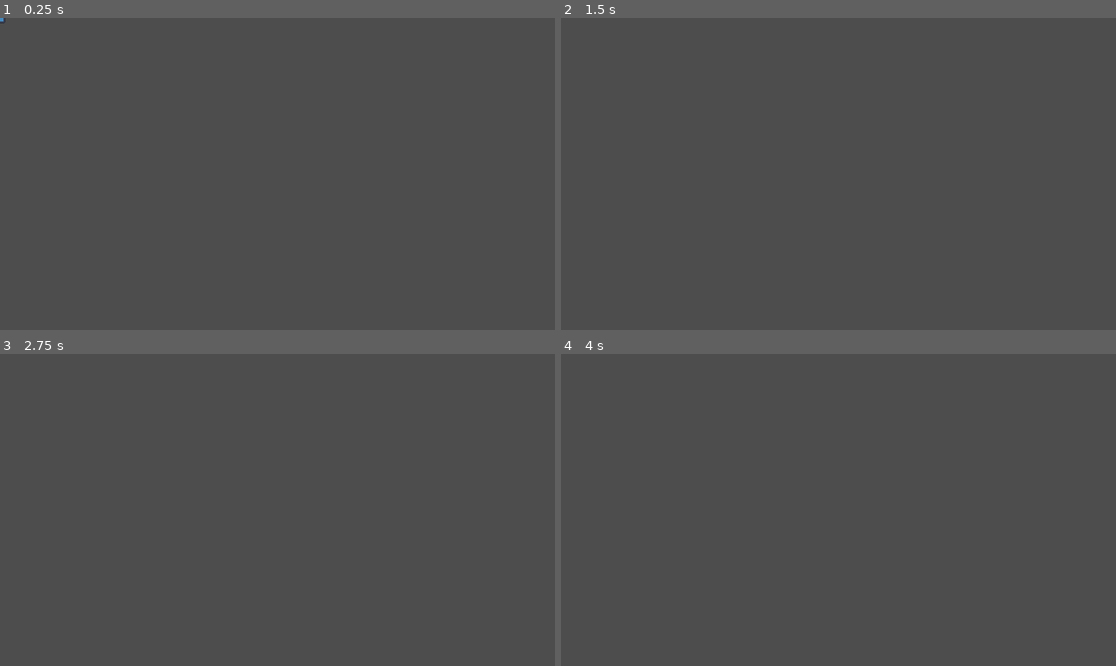
Above: before the commit, frames 1-4 (two rows, left to right).
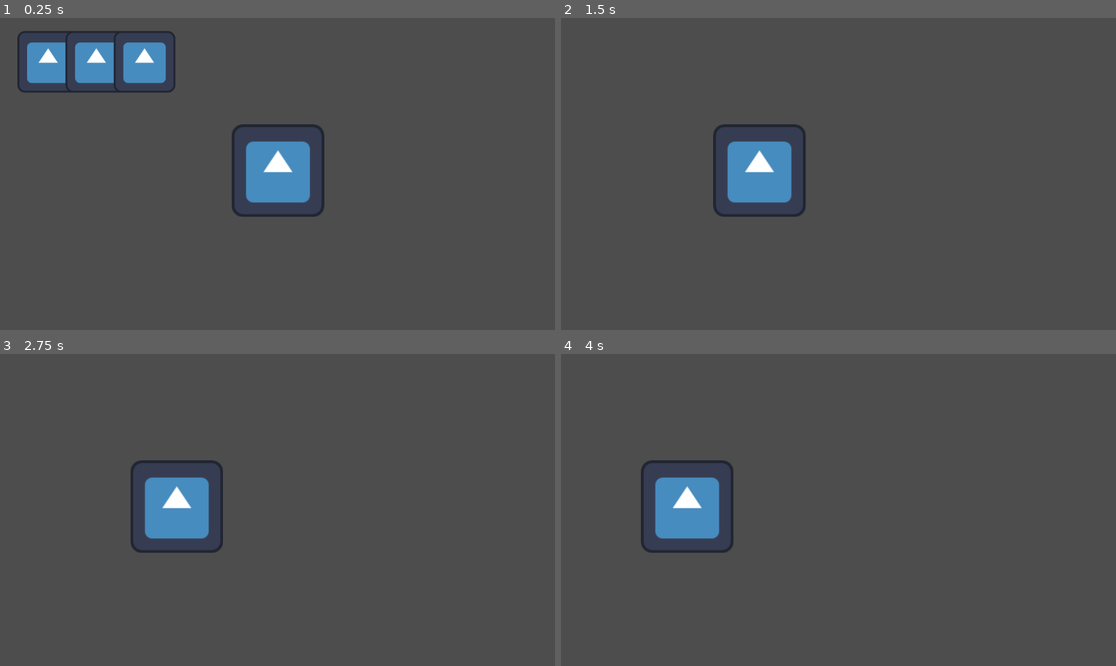
Above: after the commit, the same moments.

Repository: ButterM-40/BlitzWaveStudioGameJam70
Game: Godot game, scene res://TestingCode.tscn
Two runs of this game, one before a commit and one after it. Both use one fixed random seed, a clock stepped at 60 frames per second and the inputs below. Before the commit the project starts from res://player.tscn. The engine's default icon, where the game draws it, is replaced by a stand-in: a white triangle on a blue panel in a dark square.
Inputs:
- Up to frame 1 (0.25 s): no input
- Up to frame 2 (1.5 s): tap Enter at 0.5 s; hold A (Right) 0.53-1.28 s; tap W (Jump, bound only after the commit) at 0.6, 0.77, 1.07 s; tap Space (Jump, bound only before the commit) at 0.8, 1.35 s; hold D (Left) from 1.28 s (still down)
- Up to frame 3 (2.75 s): tap W (Jump, bound only after the commit) at 1.52, 1.55, 1.82, 2.1 s; release D (Left) at 2.03 s; hold A (Right) from 2.03 s (still down); tap Space (Jump, bound only before the commit) at 2.3 s
- Up to frame 4 (4 s): tap Space (Jump, bound only before the commit) at 2.85, 3.8 s; tap W (Jump, bound only after the commit) at 3.02, 3.05, 3.32, 3.6, 3.77 s; release A (Right) at 3.53 s; hold D (Left) from 3.53 s (still down)

The runs differ from the first frame. In frame 1, 6.4% of the frame differs, in the area x 0-59%, y 0-64%; in frame 2, 2.9%; in frame 3, 2.9%; in frame 4, 2.9%.

Commit message:
Adding UI System

Diff:
--- a/TestingCode.tscn
+++ b/TestingCode.tscn
@@ -1,15 +1,18 @@
-[gd_scene load_steps=2 format=3 uid="uid://qyrk2vehw0i5"]
+[gd_scene load_steps=3 format=3 uid="uid://qyrk2vehw0i5"]
 
 [ext_resource type="PackedScene" uid="uid://csgfoswkmgt1i" path="res://player.tscn" id="1_648b6"]
+[ext_resource type="PackedScene" uid="uid://dd6sd75s6hxi" path="res://UI Totem/ui_totem_switch.tscn" id="1_yypem"]
 
 [node name="Testing" type="Node2D"]
 
 [node name="Camera2D" type="Camera2D" parent="."]
 
+[node name="UI Totem Switch" parent="." instance=ExtResource("1_yypem")]
+
 [node name="---- Player ----" type="Node" parent="."]
 
+[node name="Player" parent="---- Player ----" instance=ExtResource("1_648b6")]
+position = Vector2(0.999992, -7)
+scale = Vector2(8.96, 8.96)
+
 [node name="Node2D" type="Node2D" parent="---- Player ----"]
-
-[node name="Player" parent="." instance=ExtResource("1_648b6")]
-position = Vector2(-42, -2)
-scale = Vector2(8.96, 8.96)
--- /dev/null
+++ b/UI Totem/TestSprite.tscn
@@ -0,0 +1,7 @@
+[gd_scene load_steps=2 format=3 uid="uid://bo0qhsdfvnsg1"]
+
+[ext_resource type="Texture2D" uid="uid://2mafoxdtsprp" path="res://icon.svg" id="1_7mxo6"]
+
+[node name="Sprite2D" type="Sprite2D"]
+position = Vector2(110, 91)
+texture = ExtResource("1_7mxo6")
--- /dev/null
+++ b/UI Totem/ui_totem_switch.gd
@@ -0,0 +1,42 @@
+extends CanvasLayer
+@export var scene_array: Array[PackedScene] = []
+var totem = preload("res://UI Totem/TestSprite.tscn")
+
+# Called when the node enters the scene tree for the first time.
+#Algorithm will only display the top 5 Totems
+
+func _ready():
+	if scene_array.size() > 0:
+		generate_sprites()
+
+func _process(delta):
+	removeCurrentTotem()
+	pass
+# Called every frame. 'delta' is the elapsed time since the previous frame.
+func returnCurrentTotem():
+	pass
+#This Function removed the first current Totem, and replaces it with the next.
+#If empty Display Nothing
+func removeCurrentTotem():
+	if Input.is_action_just_pressed("Jump"):
+		print("Pressed")
+		delete_all_children()
+		scene_array.remove_at(0)
+		print(scene_array.size())
+		if scene_array.size() > 0:
+			generate_sprites()
+	pass
+func generate_sprites():
+	for i in range(scene_array.size()):
+		var sprite = totem.instantiate()
+		sprite.position = Vector2((100 * i)+100, 91)
+		print(sprite.position)
+		add_child(sprite)
+func delete_all_children():
+
+	# Get an array of all child nodes
+	var children = get_children()
+
+	# Iterate through the array and queue each child for deletion
+	for child in children:
+		child.queue_free()
--- /dev/null
+++ b/UI Totem/ui_totem_switch.tscn
@@ -0,0 +1,8 @@
+[gd_scene load_steps=3 format=3 uid="uid://dd6sd75s6hxi"]
+
+[ext_resource type="Script" path="res://UI Totem/ui_totem_switch.gd" id="1_8e4ch"]
+[ext_resource type="PackedScene" uid="uid://bo0qhsdfvnsg1" path="res://UI Totem/TestSprite.tscn" id="2_jojhp"]
+
+[node name="UI Totem Switch" type="CanvasLayer"]
+script = ExtResource("1_8e4ch")
+scene_array = Array[PackedScene]([ExtResource("2_jojhp"), ExtResource("2_jojhp"), ExtResource("2_jojhp")])
--- a/project.godot
+++ b/project.godot
@@ -11,7 +11,10 @@
 [application]
 
 config/name="GameJam-70"
-run/main_scene="res://player.tscn"
+config/version="1.0"
+run/main_scene="res://TestingCode.tscn"
+run/disable_stdout=true
+run/disable_stderr=true
 config/features=PackedStringArray("4.2", "Forward Plus")
 config/icon="res://icon.svg"
 
@@ -19,7 +22,7 @@
 
 Jump={
 "deadzone": 0.5,
-"events": [Object(InputEventKey,"resource_local_to_scene":false,"resource_name":"","device":-1,"window_id":0,"alt_pressed":false,"shift_pressed":false,"ctrl_pressed":false,"meta_pressed":false,"pressed":false,"keycode":0,"physical_keycode":32,"key_label":0,"unicode":32,"echo":false,"script":null)
+"events": [Object(InputEventKey,"resource_local_to_scene":false,"resource_name":"","device":-1,"window_id":0,"alt_pressed":false,"shift_pressed":false,"ctrl_pressed":false,"meta_pressed":false,"pressed":false,"keycode":0,"physical_keycode":87,"key_label":0,"unicode":119,"echo":false,"script":null)
 ]
 }
 Left={
Not shown, added: Footsteps/GrassStep_1.wav.import
Not shown, added: Footsteps/GrassStep_2.wav.import
Not shown, added: Footsteps/GrassStep_3.wav.import
Not shown, added: Footsteps/GrassStep_4.wav.import
Not shown, added: Footsteps/GrassStep_5.wav.import
Not shown, added: Footsteps/GrassStep_6.wav.import
Not shown, added: Footsteps/GrassStep_7.wav.import
Not shown, added: Footsteps/GrassStep_8.wav.import
Not shown, added: Footsteps/SnowStep_1.wav.import
Not shown, added: Footsteps/SnowStep_2.wav.import
Not shown, added: Footsteps/SnowStep_3.wav.import
Not shown, added: Footsteps/SnowStep_4.wav.import
(and 41 more such lines)
